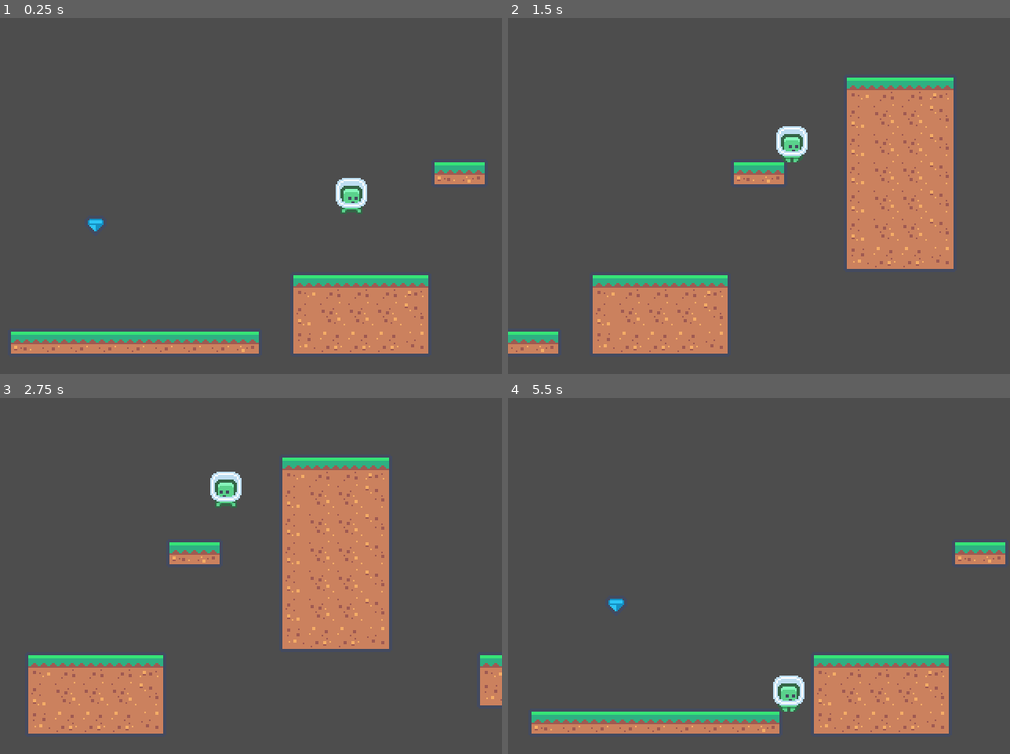
Above: before the commit, frames 1-4 (two rows, left to right).
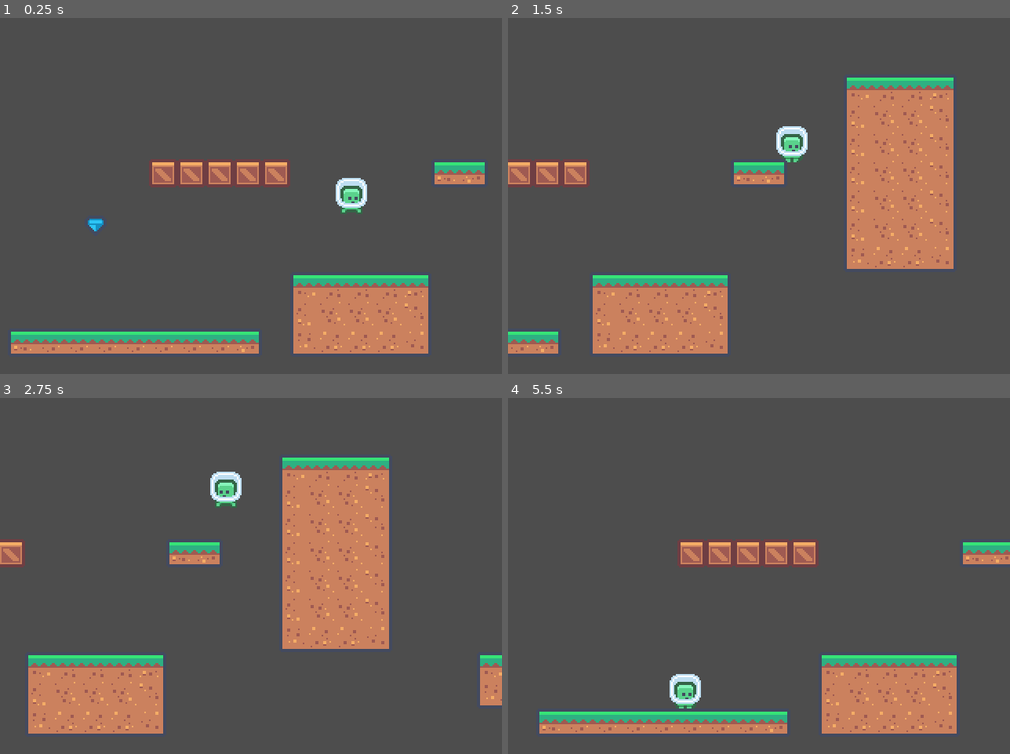
Above: after the commit, the same moments.

Repository: drusin/godot-example-jump-n-run
Game: Godot game, scene res://src/game_scene.tscn
Same seed, same stepped clock (60 frames per second), same inputs: the game is played once before the commit and once after it.
Inputs:
- Up to frame 1 (0.25 s): no input
- Up to frame 2 (1.5 s): hold D (g_right) from 0.53 s (still down); tap Space (g_jump) at 0.77 s
- Up to frame 3 (2.75 s): tap Space (g_jump) at 1.52 s; release D (g_right) at 2.03 s; hold A (g_left) from 2.03 s (still down)
- Up to frame 4 (5.5 s): tap Space (g_jump) at 3.02, 3.77, 4.52 s; release A (g_left) at 4.28 s; hold D (g_right) from 4.28 s (still down)

The runs differ from the first frame. In frame 1, 2.2% of the frame differs, in the area x 29-58%, y 39-48%; in frame 2, 1.3%; in frame 3, 0.4%; in frame 4, 5.4%, in the area x 4-100%, y 39-95%.

Commit message:
destroyable blocks kinda working

Diff:
--- a/jump-n-run/project.godot
+++ b/jump-n-run/project.godot
@@ -51,6 +51,14 @@
 ]
 }
 
+[layer_names]
+
+2d_physics/layer_1="Player"
+2d_physics/layer_2="PlayerHead"
+2d_physics/layer_9="Wall"
+2d_physics/layer_10="WallDestroy"
+2d_physics/layer_13="Powerup"
+
 [rendering]
 
 textures/canvas_textures/default_texture_filter=0
--- a/jump-n-run/src/game_scene.tscn
+++ b/jump-n-run/src/game_scene.tscn
@@ -1,8 +1,9 @@
-[gd_scene load_steps=7 format=4 uid="uid://dd6hgfry1xx6d"]
+[gd_scene load_steps=8 format=4 uid="uid://dd6hgfry1xx6d"]
 
-[ext_resource type="PackedScene" uid="uid://5e53aevhu531" path="res://src/map/tile_map_layer.tscn" id="1_q4jpq"]
+[ext_resource type="PackedScene" uid="uid://5e53aevhu531" path="res://src/map/layer_ground.tscn" id="1_q4jpq"]
 [ext_resource type="Script" path="res://src/game_scene.gd" id="1_ssgfv"]
 [ext_resource type="PackedScene" uid="uid://4sv3s2lr7p00" path="res://src/player/player.tscn" id="2_rr3li"]
+[ext_resource type="PackedScene" uid="uid://3j4mrlf5u4kh" path="res://src/map/layer_breakable.tscn" id="3_74tet"]
 [ext_resource type="PackedScene" uid="uid://cn3ldgbnyqkkd" path="res://src/map/double_jump.tscn" id="3_yvqr7"]
 [ext_resource type="PackedScene" uid="uid://cm413d50x1788" path="res://src/map/spawner.tscn" id="4_v0nl7"]
 
@@ -11,9 +12,14 @@
 [node name="GameScene" type="Node2D"]
 script = ExtResource("1_ssgfv")
 
-[node name="TileMapLayer" parent="." instance=ExtResource("1_q4jpq")]
+[node name="Tilemaps" type="Node" parent="."]
+
+[node name="Ground" parent="Tilemaps" instance=ExtResource("1_q4jpq")]
 tile_map_data = PackedByteArray("AAABAAsAAAABAAAAAAACAAsAAAACAAAAAAADAAsAAAACAAAAAAAEAAsAAAACAAAAAAAFAAsAAAACAAAAAAAGAA …(2192 unchanged characters)…
 metadata/_edit_lock_ = true
+
+[node name="Breakable" parent="Tilemaps" instance=ExtResource("3_74tet")]
+tile_map_data = PackedByteArray("AAAGAAUAAAAGAAEAAAAHAAUAAAAGAAEAAAAIAAUAAAAGAAEAAAAJAAUAAAAGAAEAAAAKAAUAAAAGAAEAAAA=")
 
 [node name="SceneCamera" type="Camera2D" parent="."]
 limit_left = 0
@@ -38,6 +44,8 @@
 
 [node name="DoubleJump" parent="." instance=ExtResource("3_yvqr7")]
 position = Vector2(74, 132)
+collision_layer = 1
+collision_mask = 1
 metadata/_edit_lock_ = true
 
 [connection signal="body_entered" from="WorldBoundary" to="." method="_on_world_boundary_body_entered"]
--- /dev/null
+++ b/jump-n-run/src/map/breakable_box_tilemap.tscn
@@ -0,0 +1,3 @@
+[gd_scene format=3 uid="uid://cx1er0bt460yy"]
+
+[node name="BreakableBoxTilemap" type="TileMapLayer"]
--- /dev/null
+++ b/jump-n-run/src/map/layer_breakable.gd
@@ -0,0 +1,11 @@
+extends TileMapLayer
+
+
+# Called when the node enters the scene tree for the first time.
+func _ready() -> void:
+	pass # Replace with function body.
+
+
+# Called every frame. 'delta' is the elapsed time since the previous frame.
+func _process(delta: float) -> void:
+	pass
--- /dev/null
+++ b/jump-n-run/src/map/layer_breakable.tscn
@@ -0,0 +1,27 @@
+[gd_scene load_steps=5 format=3 uid="uid://3j4mrlf5u4kh"]
+
+[ext_resource type="Texture2D" uid="uid://d0rqq0yv0fvur" path="res://assets/tilemap.png" id="1_utu3r"]
+[ext_resource type="Script" path="res://src/map/layer_breakable.gd" id="2_45i86"]
+
+[sub_resource type="TileSetAtlasSource" id="TileSetAtlasSource_vinn2"]
+texture = ExtResource("1_utu3r")
+separation = Vector2i(1, 1)
+texture_region_size = Vector2i(18, 18)
+6:1/0 = 0
+6:1/0/physics_layer_0/polygon_0/points = PackedVector2Array(-9, -9, 9, -9, 9, 9, -9, 9)
+6:1/0/physics_layer_1/polygon_0/points = PackedVector2Array(-6.75, 7.875, 6.75, 7.875, 6.75, 10.125, -6.75, 10.125)
+
+[sub_resource type="TileSet" id="TileSet_j3ium"]
+tile_size = Vector2i(18, 18)
+physics_layer_0/collision_layer = 256
+physics_layer_0/collision_mask = 0
+physics_layer_1/collision_layer = 512
+physics_layer_1/collision_mask = 0
+terrain_set_0/mode = 0
+terrain_set_0/terrain_0/name = "breakable"
+terrain_set_0/terrain_0/color = Color(0.5, 0.34375, 0.25, 1)
+sources/0 = SubResource("TileSetAtlasSource_vinn2")
+
+[node name="LayerBreakable" type="TileMapLayer"]
+tile_set = SubResource("TileSet_j3ium")
+script = ExtResource("2_45i86")
--- a/jump-n-run/src/map/tile_map_layer.tscn
+++ b/jump-n-run/src/map/layer_ground.tscn
@@ -106,12 +106,13 @@
 
 [sub_resource type="TileSet" id="TileSet_rh7wb"]
 tile_size = Vector2i(18, 18)
-physics_layer_0/collision_layer = 1
+physics_layer_0/collision_layer = 256
+physics_layer_0/collision_mask = 0
 terrain_set_0/mode = 0
 terrain_set_0/terrain_0/name = "floor"
 terrain_set_0/terrain_0/color = Color(0.5, 0.34375, 0.25, 1)
 sources/0 = SubResource("TileSetAtlasSource_l7q4q")
 
-[node name="TileMapLayer" type="TileMapLayer"]
+[node name="LayerGround" type="TileMapLayer"]
 tile_map_data = PackedByteArray("AAACAAMAAAABAAAAAAADAAMAAAACAAAAAAAEAAMAAAACAAAAAAAFAAMAAAACAAAAAAAGAAMAAAACAAAAAAAHAA …(272 unchanged characters)…
 tile_set = SubResource("TileSet_rh7wb")
--- a/jump-n-run/src/map/powerup.tscn
+++ b/jump-n-run/src/map/powerup.tscn
@@ -3,6 +3,8 @@
 [ext_resource type="Script" path="res://src/map/powerup.gd" id="1_o77ai"]
 
 [node name="Powerup" type="Area2D"]
+collision_layer = 4096
+collision_mask = 0
 script = ExtResource("1_o77ai")
 
 [node name="Collision" type="CollisionShape2D" parent="."]
--- a/jump-n-run/src/player/player.gd
+++ b/jump-n-run/src/player/player.gd
@@ -14,6 +14,8 @@
 
 var powerups: Array[bool] = []
 
+@onready var _head: Area2D = $Head
+
 
 func _init() -> void:
 	for i in range(0, Powerup.size()):
@@ -27,3 +29,11 @@
 
 func power_up(powerup: Powerup) -> void:
 	powerups[powerup] = true
+
+
+func _on_head_body_entered(body: Node2D) -> void:
+	if not body is TileMapLayer:
+		return
+	var layer := body as TileMapLayer
+	var coords := layer.local_to_map(_head.global_position)
+	layer.erase_cell(Vector2i(coords.x, coords.y - 1))
--- a/jump-n-run/src/player/player.tscn
+++ b/jump-n-run/src/player/player.tscn
@@ -70,7 +70,11 @@
 radius = 8.0
 height = 22.0
 
+[sub_resource type="RectangleShape2D" id="RectangleShape2D_a8pn3"]
+size = Vector2(16, 3)
+
 [node name="Player" type="CharacterBody2D"]
+collision_mask = 4864
 script = ExtResource("1_af45o")
 
 [node name="AnimationPlayer" type="AnimationPlayer" parent="."]
@@ -85,8 +89,16 @@
 region_enabled = true
 region_rect = Rect2(0, 0, 96, 24)
 
-[node name="CollisionShape2D" type="CollisionShape2D" parent="."]
+[node name="CollisionBody" type="CollisionShape2D" parent="."]
 shape = SubResource("CapsuleShape2D_mdg58")
+
+[node name="Head" type="Area2D" parent="."]
+collision_layer = 0
+collision_mask = 512
+
+[node name="CollisionHead" type="CollisionShape2D" parent="Head"]
+position = Vector2(0, -10)
+shape = SubResource("RectangleShape2D_a8pn3")
 
 [node name="StateMachine" parent="." node_paths=PackedStringArray("player", "animation_player", "sprite", "player_input", "initial_state") instance=ExtResource("3_i0gnj")]
 player = NodePath("..")
@@ -97,3 +109,7 @@
 
 [node name="PlayerInput" type="Node" parent="."]
 script = ExtResource("4_7gjr0")
+
+[node name="Collisions" type="Node" parent="."]
+
+[connection signal="body_entered" from="Head" to="." method="_on_head_body_entered"]
Not shown: 1 places in jump-n-run/src/player/player.tscn that only renumber resources
